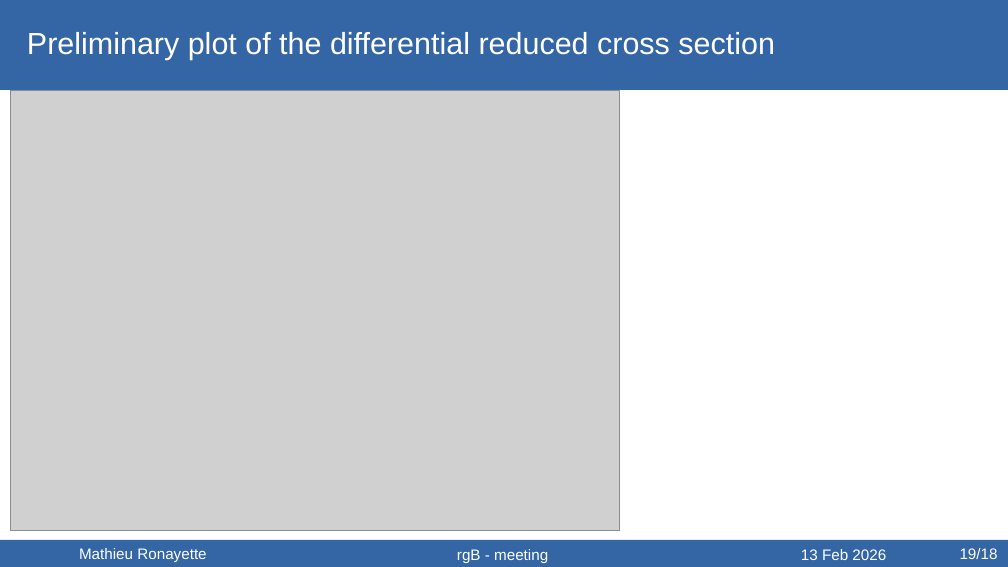
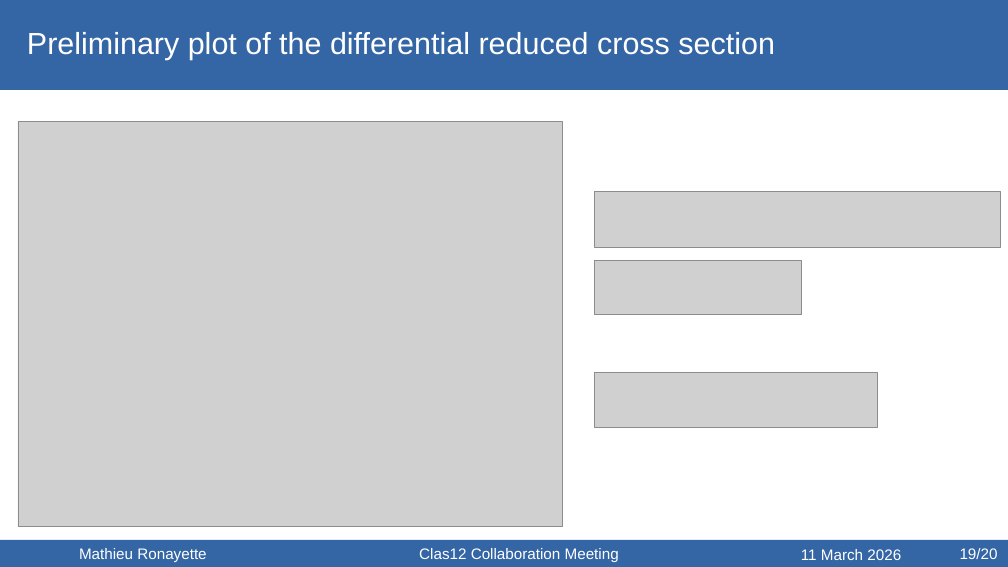
Before and after one commit to mathieuryt/phi_analysis, a slide deck: slide 19 of electroproduction/presentations/ClasMeeting_ronayette.odp. Drawn at 1008x567 pixels with LibreOffice and Linux fonts; fonts in the diff are those of the drawing; grey boxes stand for pictures. Boxes give left, top, right and bottom in pixels: in the first picture for what was removed or moved away, otherwise in the second. Text is boxed around its words. In the diff, an @@ line names an element or a change of style, - is before the commit and + after.

```diff
--- a/electroproduction/presentations/ClasMeeting_ronayette.odp
+++ b/electroproduction/presentations/ClasMeeting_ronayette.odp
@@ picture: place and size @@
-picture at [11,91,620,530]
+picture at [18,122,563,527]
@@ picture added at [595,192,1001,247] @@
@@ picture added at [595,261,802,316] @@
@@ picture added at [595,373,878,428] @@
@@ text at [419,548,619,562]: text changed @@
-rgB - meeting
+Clas12 Collaboration Meeting
@@ text at [801,549,901,560]: text changed @@
-13 Feb 2026
+11 March 2026
@@ text at [960,548,998,559]: text changed @@
-19/18
+19/20
```
Also in this commit, not shown: 21 other slides changed, 20 slides added, 2 slides removed, 17 other files.
